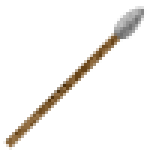
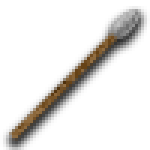
Comparing the layer stacks of the two 150×150 images. Changes:
added group "Spear" with 2 layers above "Layer 8" over [9, 9, 141, 141]
moved "Layer 7" into group "Spear", painted on it over [111, 6, 147, 39]
moved "Layer 6" into group "Spear", painted on it over [3, 30, 123, 150]
